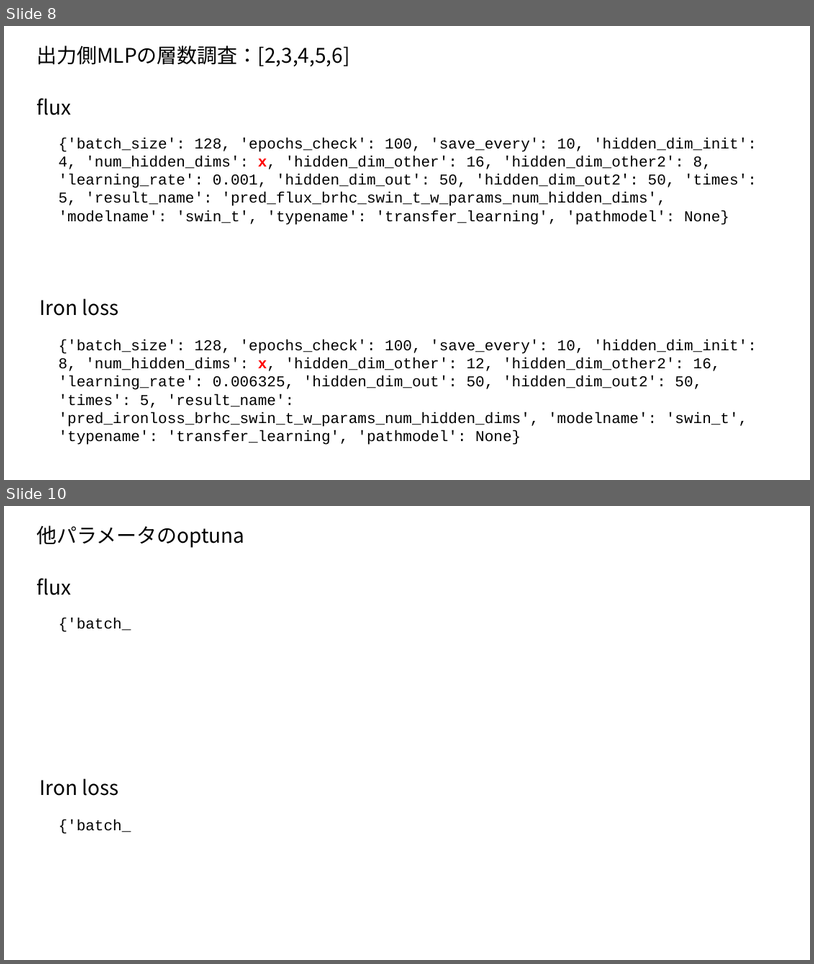
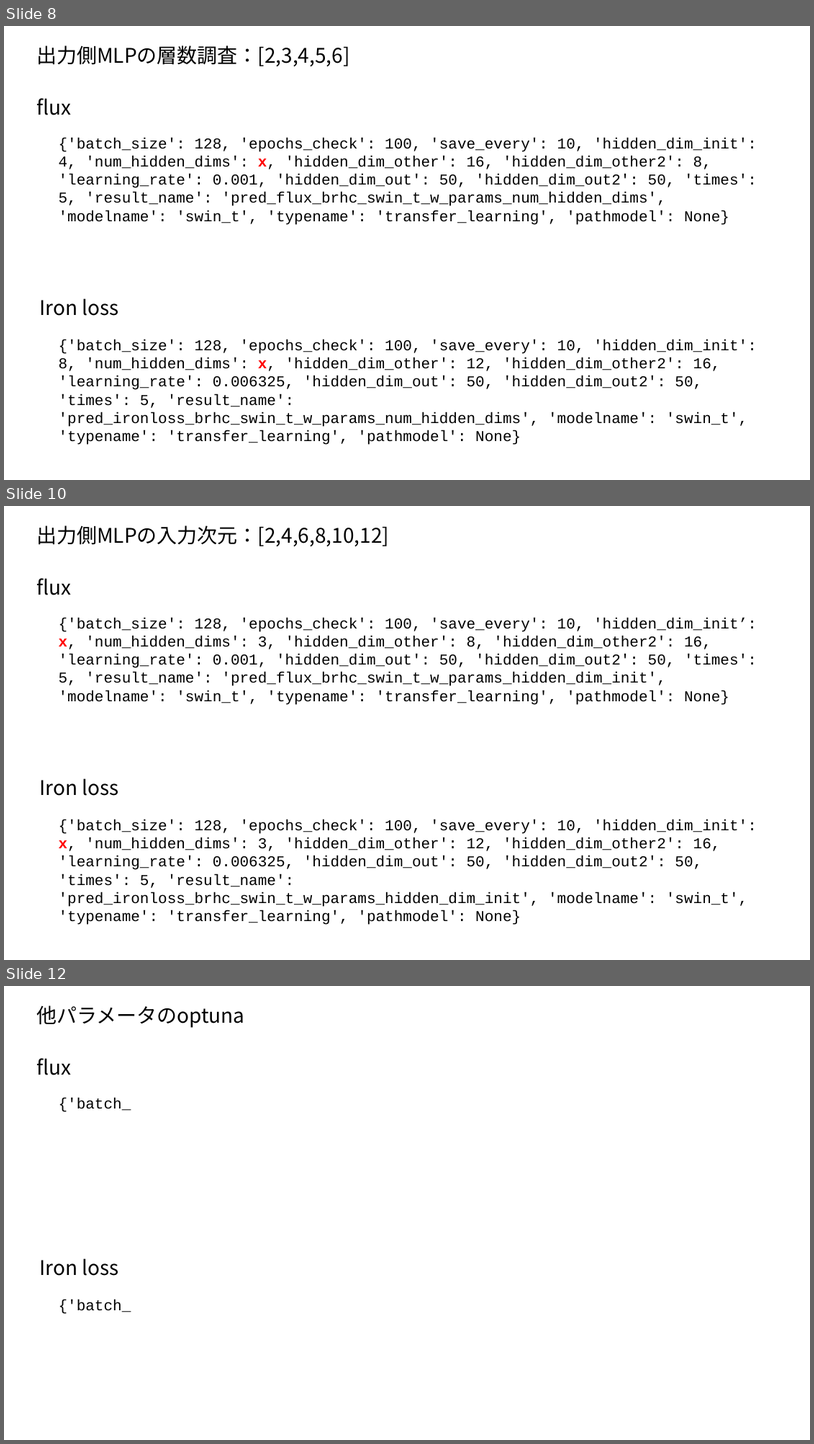
Before and after one commit to yshimizu12/efficiency_prediciton_model_material, a slide deck: hyperparameter_optimization.pptx. Shown one above the other, each under a label of ours: slides 8 and 10 before the commit, slides 8, 10 and 12 after it; the slides between them are not shown. The pictures are 814x964 and 814x1444 pixels, drawn with LibreOffice and Linux fonts; fonts in the diff are those of the drawing. Boxes give left, top, right and bottom in pixels: in the first picture for what was removed or moved away, otherwise in the second. Text is boxed around its words. In the diff, an @@ line names an element or a change of style, - is before the commit and + after.

Commit message:
init

```diff
--- a/hyperparameter_optimization.pptx
+++ b/hyperparameter_optimization.pptx
@@ slide 10 added at (x1=4, y1=506, x2=810, y2=960), background #FFFFFF @@
@@ text added at (x1=36, y1=525, x2=389, y2=546), 24 pt, text #000000 @@
+出力側MLPの入力次元：[2,4,6,8,10,12]
@@ text added at (x1=36, y1=578, x2=71, y2=595), 24 pt, text #000000 @@
+flux
@@ text added at (x1=59, y1=618, x2=757, y2=705), 18 pt, text #000000 @@
+{'batch_size': 128, 'epochs_check': 100, 'save_every': 10, 'hidden_dim_init’: x, 'num_hidden_dims': 3, 'hidden_dim_other': 8, 'hidden_dim_other2': 16, 'learning_rate': 0.001, 'hidden_dim_out': 50, 'hidden_dim_out2': 50, 'times': 5, 'result_name': 'pred_flux_brhc_swin_t_w_params_hidden_dim_init', 'modelname': 'swin_t', 'typename': 'transfer_learning', 'pathmodel': None}
@@ text added at (x1=40, y1=778, x2=119, y2=795), 24 pt, text #000000 @@
+Iron loss
@@ text added at (x1=59, y1=819, x2=757, y2=906), 18 pt, text #000000 @@
+{'batch_size': 128, 'epochs_check': 100, 'save_every': 10, 'hidden_dim_init': x, 'num_hidden_dims': 3, 'hidden_dim_other': 12, 'hidden_dim_other2': 16, 'learning_rate': 0.006325, 'hidden_dim_out': 50, 'hidden_dim_out2': 50, 'times': 5, 'result_name': 'pred_ironloss_brhc_swin_t_w_params_hidden_dim_init', 'modelname': 'swin_t', 'typename': 'transfer_learning', 'pathmodel': None}
@@ what was slide 10 is now slide 12 @@
```
Also in this commit, not shown: 1 slide changed, 1 other slide added, 59 other files.
